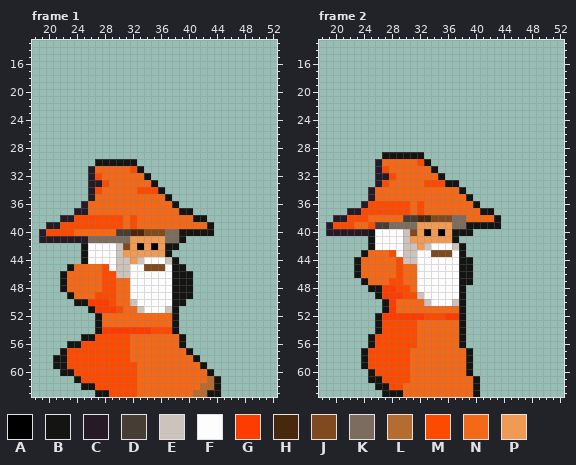
Pixel-art file -- assets/Heroes/Wizzard/Run/Run.aseprite. The first picture shows the starting point.
64x64 pixels, 6 frames. Colours within 5 levels of each other are drawn and written as one. Shown: frame 1: x 18..52, y 13..63; frame 2: x 18..52, y 13..63. The commit also changed other frames, which this record leaves out.
Visible layers, top first: "Layer 3", "Layer 2".
Palette (. is transparent): A #000000  B #141412  C #261a26  D #463d35  E #cbc3bc  F #fdfdfd  G #fc3c01  H #47280d  J #804a1e  K #7c6c5e  L #b56c30  M #fc4a01  N #f36917  P #f09a53
Pixels before, frame 1, first column x 19:
30 ........BBBBBB............
31 .......CNNNNNMB...........
32 .......CMNNNNNNB..........
33 .......CCMNNNNNNB.........
34 .......CMNNNNNMMMB........
35 .......CNNNNNNNNNNB.......
36 ......CNNNNNNNNNNNNB......
37 .....CCNNNNNNNNNNNNNBB....
38 ...CCMMMMMMMNMNNNNNNNNBB..
39 .CCMMMMMMMMMNMNNNNNNNNNNB.
40 CMMMMNNNNNNDDHHJJJKKBBBBB.
41 CCCCCCCKKKKKKPPPPPKKB.....
42 ......BFFFFEJPAPAPBB......
43 ......BFFFFEPPPPPPB.......
44 ......BFFFFEEPEFFFEB......
45 ....BNNNNMFEEFFJJJFBB.....
46 ...BNNNNNMMEEFFFFFFBBB....
47 ...BNNNNNMMNNFFFFFFBBB....
48 ...BNNNNNMMNNFFFFFFBBB....
49 ....BNNNMMMNNFFFFFFBBB....
50 .....BBGGGMNNEFFFFFBB.....
51 .......BGGGMNNEFFFEB......
52 ........BNNNNNNNNNNB......
53 ........BNNNNNNNNNNB......
54 ........BGGGGGGGMMMB......
55 ......BBMMMMMNNNNNNNB.....
56 ....BBMMMMMMMNNNNNNNB.....
57 ...BMMMMMMMMMNNNNNNNNB....
58 ..BBMMMMMMMMMNNNNNNNNNB...
59 ..BBMMMMMMMMMMNNNNNNNNNB..
60 ...BBMMMMMMMMMNNNNNNNNNNB.
61 .....BMMMMMMMMNNNNNNNNNNLB
62 ......BBMMMMMMNNNNNNNNNLLB
63 ........BBMMMMNNNNNNNNLLBB
Pixels before, frame 2, first column x 19:
29 ........BBBBBB...........
30 .......CNNNNNMB..........
31 .......CMNNNNNNB.........
32 .......CCMNNNNNNB........
33 .......CMNNNNNMMMBB......
34 ......CNNNNNNNNNNNNB.....
35 ......CNNNNNNNNNNNNNB....
36 .....CMMMMMMNMNNNNNNNB...
37 ...CCMMMMMMMNMNNNNNNNNBB.
38 .CCMMMNNNNNDDHHJJJKKNNNNB
39 CMMMNNMDDKKKKPPPPPKKBBBBB
40 CCCCCCBFFFFEJPAPAPBBB....
41 ......BFFFFEPPPPPPB......
42 ......BFFFFEEPEFFFEB.....
43 .....BNNNMFEEFFJJJFB.....
44 ....BNNNNNMEEFFFFFFBB....
45 ....BNNNNNMNNFFFFFFBB....
46 ....BNNNNNMNNFFFFFFBB....
47 .....BNNNMMNNFFFFFFBB....
48 ......BBGGMMNFFFFFFB.....
49 .......BGGGMMEFFFFFB.....
50 ........BGNNNNEFFFEB.....
51 ........BGNNNNNNNNNB.....
52 .......BGGGGGGMMMGGB.....
53 .......BMMMMMNNNNNNB.....
54 .......BMMMMMNNNNNNB.....
55 ......BMMMMMMNNNNNNB.....
56 ......BMMMMMMNNNNNNB.....
57 .....BMMMMMMNNNNNNNNB....
58 .....BMMMMMMNNNNNNNNB....
59 .....BMMMMMMNNNNNNNNB....
60 ......BMMMMMNNNNNNNNB....
61 ......BBMMMMNNNNNNNNNB...
62 .......BBMMNNNNNNNNNNB...
63 ........BBBNNNNNNNNNNB...
The result:
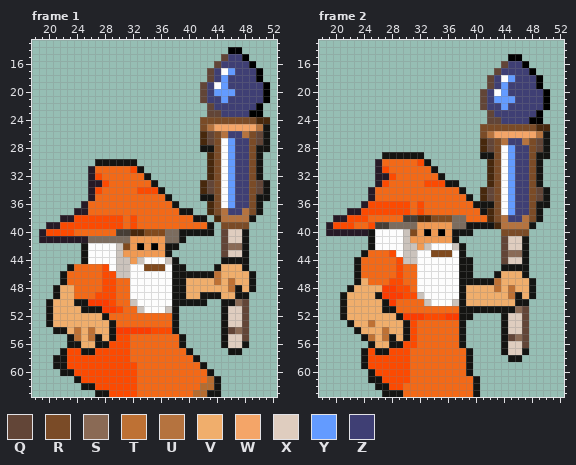
Colours new in this view: Q #624537  R #7a4b27  S #8a6a55  T #be7134  U #b5733f  V #f0ae6c  W #f4a568  X #dfcdbf  Y #639bff  Z #3f3f74
Edits made:
layer "wand" now shown
layer "Layer 6" added
Changed rows in their new state; - is an unchanged pixel.
Frame 1, layers "Layer 6", "wand":
first column x 20:
14 --------------------------AA----
15 -------------------------QZZA---
16 ------------------------QZZZZA--
17 -----------------------QZFYZZZA-
18 -----------------------QZYZZZZA-
19 ----------------------QZFYZZZZZA
20 ----------------------QZYYYZZZZA
21 ----------------------QZZYZZZZZA
22 -----------------------QZZZZZZA-
23 -----------------------QQZZZZAA-
24 ----------------------RRRRRRRRHH
25 ----------------------RUWWWWWWUB
26 ----------------------HQRUZZURQB
27 ----------------------HQRFYZZRQB
28 ----------------------BBRFYZZRBB
29 -----------------------HRFYZZRB-
30 -----------------------HRFYZZRB-
31 -----------------------HRFYZZRB-
32 -----------------------HRFYZZRB-
33 ----------------------HQRFYZZRQB
34 ----------------------HQRFYZZRQB
35 ----------------------BBRFYZZRBB
36 -----------------------HRFYZZRB-
37 -----------------------HRUZZURB-
38 ------------------------HUUUUB--
39 -------------------------RRRR---
40 -------------------------QXXB---
41 -------------------------QXXB---
42 -------------------------QSSB---
43 -------------------------QXXB---
44 -------------------------BBBB---
45 ------------------------BVVVB---
46 ---------------------BBBTVVVVB--
47 --------------------VVVVTVTVVB--
48 -BVV----------------VVVVVVTBVB--
49 -BVV----------------VVBBBVVBB---
50 BVVV----------------BBB--BBSQ---
51 BVVVVB-B-----------------BXXQ---
52 BVVVVVVVB----------------BXXQ---
53 BVVVVVVVVB---------------BXXQ---
54 -BBVTVTVVB---------------BQSQ---
55 ---BTVTBVB---------------BXXQ---
56 -----VVBB----------------BXXB---
57 -----BB-------------------BB----
Frame 2, layers "Layer 6", "wand":
first column x 21:
15 ------------------------AA----
16 -----------------------QZZA---
17 ----------------------QZZZZA--
18 ---------------------QZFYZZZA-
19 ---------------------QZYZZZZA-
20 --------------------QZFYZZZZZA
21 --------------------QZYYYZZZZA
22 --------------------QZZYZZZZZA
23 ---------------------QZZZZZZA-
24 ---------------------QQZZZZAA-
25 --------------------RRRRRRRRHH
26 --------------------RUWWWWWWUB
27 --------------------HQRUZZURQB
28 --------------------HQRFYZZRQB
29 --------------------BBRFYZZRBB
30 ---------------------HRFYZZRB-
31 ---------------------HRFYZZRB-
32 ---------------------HRFYZZRB-
33 ---------------------HRFYZZRB-
34 --------------------HQRFYZZRQB
35 --------------------HQRFYZZRQB
36 --------------------BBRFYZZRBB
37 ---------------------HRFYZZRB-
38 ---------------------HRUZZURB-
39 ----------------------HUUUUB--
40 -----------------------RRRR---
41 -----------------------QXXB---
42 -----------------------QXXB---
43 -----------------------QSSB---
44 -----------------------QXXB---
45 -----------------------BBBB---
46 ----------------------BVVVB---
47 --BV---------------BBBTVVVVB--
48 -BVVVV------------VVVVTVTVVB--
49 BVVVV-------------VVVVVVTBVB--
50 BVVVVV------------VVVVVVVBB---
51 BVVVVV-B----------BBBBBBBSQ---
52 BVVVVVVVB---------B----BXXQ---
53 -BVVTVVVVB-------------BXXQ---
54 --BVVVTVVB-------------BXXQ---
55 ---BTVTBVB-------------BQSQ---
56 -----VVBB--------------BXXQ---
57 -----BB----------------BXXB---
58 ------------------------BB----
